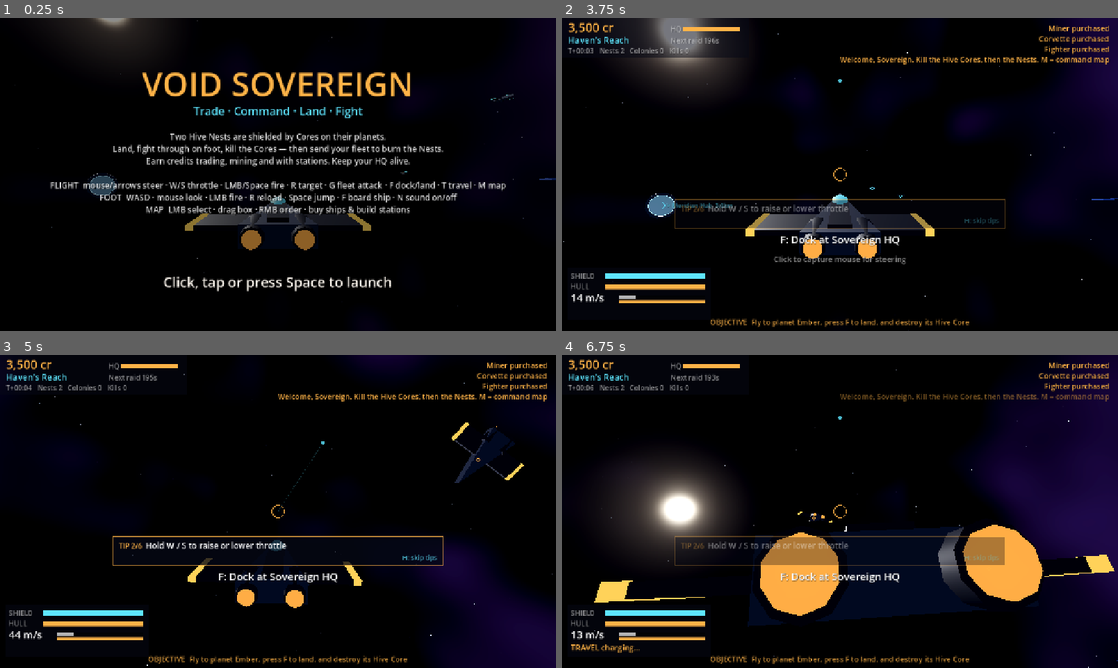
Above: before the commit, frames 1-4 (two rows, left to right).
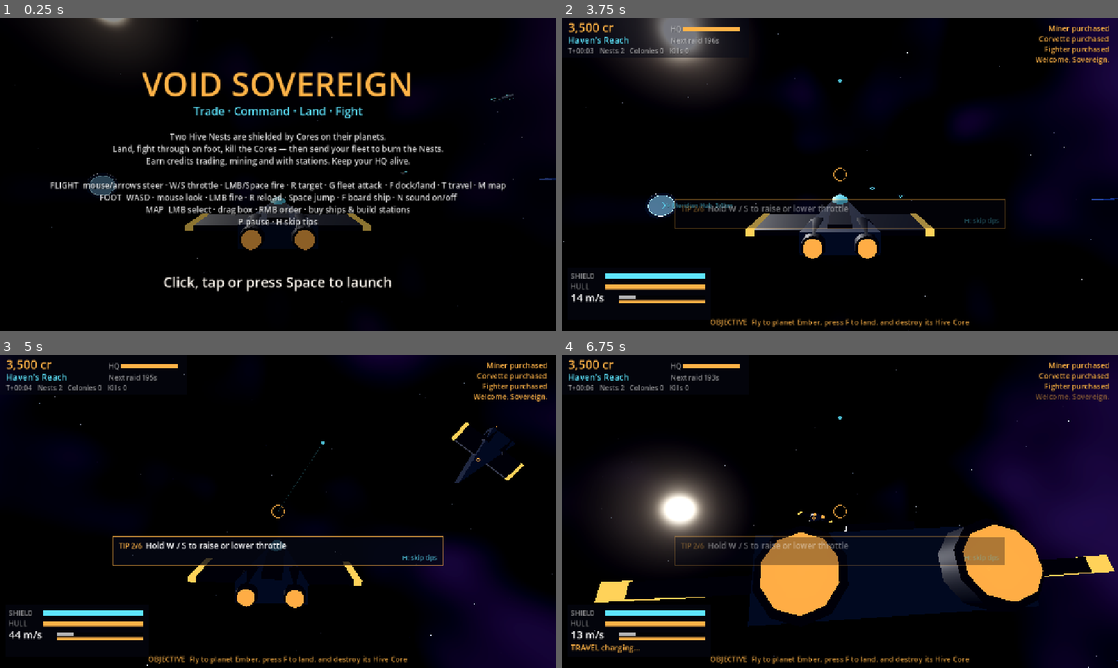
Above: after the commit, the same moments.

Repository: iladin/godot-web-games
Game: Godot game, scene res://scenes/main.tscn
Same seed, same stepped clock (60 frames per second), same inputs: the game is played once before the commit and once after it.
Inputs (mouse positions are in pixels of both pictures, inside the frame that each line leads up to):
- Up to frame 1 (0.25 s): no input
- Up to frame 2 (3.75 s): tap Enter (ui_accept) at 0.5, 0.77 s; move the mouse to (962, 158) at 0.52 s; hold Up (pitch_up) 0.53-1.25 s; hold Space (fire) 0.53-1.25 s; tap F (act) at 0.6 s; click (962, 158) at 0.67 s; click "Fighter 4,500 cr" at 1.25 s; click "Corvette 16,000 cr" at 2 s; click "Miner 6,000 cr" at 2.75 s; click "Undock" at 3.5 s
- Up to frame 3 (5 s): drag from (166, 527) to (250, 574) at 4.27 s
- Up to frame 4 (6.75 s): move the mouse to (851, 505) at 5.02 s; hold Up (pitch_up) 5.03-5.75 s; tap T (travel) at 5.1 s; click (851, 505) at 5.17 s; tap F (act) at 5.3 s; drag from (812, 574) to (673, 464) at 5.77 s; tap Enter (ui_accept) at 6.5 s; move the mouse to (1006, 558) at 6.52 s; hold Shift (boost) from 6.53 s (still down); click (1006, 558) at 6.67 s

The runs differ from the first frame. In frame 1, 0.2% of the frame differs, in the area x 43-58%, y 63-68%; in frame 2, 1.1%, in the area x 38-99%, y 12-79%; in frame 3, 0.9%; in frame 4, 0.8%.

Commit message:
studio(S0008): VS-017 Tutorial tips follow the world (one voice on screen)
Tips skip steps that can't be done yet (target waits for a hostile), R/TGT
shows "No hostiles in range", one instruction line at start, touch SKIP TIPS
chip, H documented. Wrap-up: backlog, LOG, metrics, HANDOVER, state.

Co-Authored-By: Claude Opus 5.5 <noreply@anthropic.com>
Claude-Session: https://claude.ai/code/session_01Y2HDbkzyzhj1J66SopNSUu

Diff:
--- a/games/void-sovereign/game.json
+++ b/games/void-sovereign/game.json
@@ -1,6 +1,6 @@
 {
   "title": "Void Sovereign",
   "tagline": "Trade, command fleets and land on Hive worlds to fight on foot — a pocket X4.",
-  "controls": "Mouse/arrows steer · W/S throttle · LMB fire · F dock/land · M command map · N mute · touch sticks supported",
+  "controls": "Mouse/arrows steer · W/S throttle · LMB fire · F dock/land · M command map · N mute · H skip tips · touch sticks supported",
   "accent": "#ffb347"
 }
--- a/games/void-sovereign/scripts/run_flow.gd
+++ b/games/void-sovereign/scripts/run_flow.gd
@@ -25,7 +25,8 @@
 	g.overlay.screen = "none"
 	g.sfx.play("click")
 	g._set_mode("flight")
-	g.u.message.emit("Welcome, Sovereign. Kill the Hive Cores, then the Nests. M = command map", Color("ffb347"))
+	var tips_on := g.hints != null and g.hints.current() != ""   # tips teach the controls (VS-017)
+	g.u.message.emit("Welcome, Sovereign." if tips_on else "Welcome, Sovereign. Kill the Hive Cores, then the Nests. M = command map", Color("ffb347"))
 
 
 func finish(won: bool) -> void:
--- a/games/void-sovereign/scripts/selftest.gd
+++ b/games/void-sovereign/scripts/selftest.gd
@@ -237,6 +237,14 @@
 	assert(h.current() == "target", "steps done out of order stay done")
 	h.update({"steer": false, "target": true, "dock": true})
 	assert(h.current() == "map" and h.done.has("steer"), "done steps are latched")
+	var h3 := TutorialHints.new()
+	h3.update({"steer": true, "throttle": true, "ready": {"target": false}})
+	assert(h3.current() == "dock", "an uncompletable tip (no hostile to lock) does not block later tips")
+	h3.update({"ready": {"target": true}})
+	assert(h3.current() == "target", "the target tip returns once a hostile is in the sector")
+	h3.update({"dock": true, "map": true, "land": true, "ready": {"target": false}})
+	assert(h3.current() == "" and not h3.done.has("target"), "a waiting tip is hidden, not completed")
+	h3.free()
 	assert(TutorialHints.hint_text("throttle", true, "Ember").contains("THR+"), "touch wording")
 	assert(TutorialHints.hint_text("throttle", false, "Ember").contains("W / S"), "keyboard wording")
 	assert(TutorialHints.hint_text("land", false, "Ember").contains("Ember"))
--- a/games/void-sovereign/scripts/space/space_view.gd
+++ b/games/void-sovereign/scripts/space/space_view.gd
@@ -188,6 +188,8 @@
 func _handle_flight_input() -> void:
 	if Input.is_action_just_pressed("target") or touch.pressed("target"):
 		_cycle_target()
+		if target_id == 0:
+			u.message.emit("No hostiles in range", Color("8fd8ff"))
 	if (Input.is_action_just_pressed("act") or touch.pressed("act")) and _prompt_action.is_valid():
 		_prompt_action.call()
 	if Input.is_action_just_pressed("fleet_attack"):
--- a/games/void-sovereign/scripts/ui/hud.gd
+++ b/games/void-sovereign/scripts/ui/hud.gd
@@ -159,9 +159,10 @@
 	for w: String in ps.cargo:
 		cargo += "%s %d  " % [Defs.WARE_NAMES[w], int(ps.cargo[w])]
 	_txt(base + Vector2(150, 80), cargo, 14, DIM)
-	if space.prompt != "":
+	if space.prompt != "" and TutorialHints.on_screen not in ["steer", "throttle"]:
 		_txt(Vector2(0, sz.y * 0.72), space.prompt, 24, Color.WHITE, HORIZONTAL_ALIGNMENT_CENTER, sz.x)
-	if Input.mouse_mode != Input.MOUSE_MODE_CAPTURED and not space.touch.active and not space.docked:
+	if Input.mouse_mode != Input.MOUSE_MODE_CAPTURED and not space.touch.active and not space.docked \
+			and TutorialHints.on_screen == "":
 		_txt(Vector2(0, sz.y * 0.78), "Click to capture mouse for steering", 18, DIM, HORIZONTAL_ALIGNMENT_CENTER, sz.x)
 
 
--- a/games/void-sovereign/scripts/ui/overlay.gd
+++ b/games/void-sovereign/scripts/ui/overlay.gd
@@ -49,6 +49,7 @@
 				"FLIGHT  mouse/arrows steer · W/S throttle · LMB/Space fire · R target · G fleet attack · F dock/land · T travel · M map",
 				"FOOT  WASD · mouse look · LMB fire · R reload · Space jump · F board ship · N sound on/off",
 				"MAP  LMB select · drag box · RMB order · buy ships & build stations",
+				"P pause · H skip tips",
 			]
 			var y := h * 0.25 + 100
 			for l: String in lines:
--- a/games/void-sovereign/scripts/ui/tutorial_hints.gd
+++ b/games/void-sovereign/scripts/ui/tutorial_hints.gd
@@ -2,7 +2,8 @@
 extends Control
 ## Contextual first-run tips (VS-004). One hint at a time, in STEPS order; a step is latched
 ## done the first time its condition holds, so the next one appears. H (or tapping the box)
-## skips all tips for the rest of this page load. Pure step logic lives in update()/current()
+## skips all tips for the rest of this page load. A step whose ctx["ready"][step] is false
+## (e.g. "target" with no Hive ship in the sector) is passed over until it can be done (VS-017). Pure step logic lives in update()/current()
 ## so selftest.gd can drive it with plain dictionaries.
 
 const STEPS: Array[String] = ["steer", "throttle", "target", "dock", "map", "land"]
@@ -13,9 +14,14 @@
 const BOX_H := 66.0
 const BOX_Y_FRAC := 0.58          # top of the box, as a fraction of screen height
 const FADE_IN := 0.4
+const SKIP_W := 140.0             # touch: dedicated skip chip, right of the steer zone
+const SKIP_H := 44.0
+
+static var on_screen: String = ""  # step drawn now; HUD hides its duplicate capture/prompt lines
 
 var main: VoidMain                # null in selftest: no gathering, no drawing
 var done: Dictionary = {}         # step -> true once completed
+var can_do: Dictionary = {}        # step -> false while it cannot be completed (default ready)
 var skipped: bool = false
 var font: Font = ThemeDB.fallback_font
 var _shown: String = ""
@@ -33,14 +39,16 @@
 	for s: String in STEPS:
 		if bool(ctx.get(s, false)):
 			done[s] = true
+	if ctx.has("ready"):
+		can_do = ctx["ready"]
 
 
-## First unfinished step, or "" when all are done or tips were skipped.
+## First unfinished step that can be completed now, or "" when none (or tips were skipped).
 func current() -> String:
 	if skipped:
 		return ""
 	for s: String in STEPS:
-		if not done.has(s):
+		if not done.has(s) and bool(can_do.get(s, true)):
 			return s
 	return ""
 
@@ -72,7 +80,21 @@
 
 
 static func skip_text(touch: bool) -> String:
-	return "Tap this box to skip tips" if touch else "H: skip tips"
+	return "SKIP TIPS" if touch else "H: skip tips"
+
+
+## True when R / TGT has something to lock: a live Hive entity in the sector.
+static func hostile_in(u: Universe, sector_idx: int) -> bool:
+	for e: SimEntity in u.ents_in(sector_idx):
+		if e.faction == Defs.Faction.HIVE and e.alive:
+			return true
+	return false
+
+
+## Touch skip target: inside the right end of the tip box, outside the steer zone (x < 40%)
+## and left of the THR-/THR+ buttons; the rest of the box no longer eats taps or drags.
+func skip_rect() -> Rect2:
+	return Rect2(_box.end.x - SKIP_W - 30.0, _box.position.y + 11.0, SKIP_W, SKIP_H)
 
 
 func _gather() -> Dictionary:
@@ -86,6 +108,7 @@
 		"dock": main.mode == "dock",
 		"map": main.mode == "map",
 		"land": main.mode == "surface",
+		"ready": {"target": sp != null and hostile_in(main.u, sp.sector_idx)},
 	}
 
 
@@ -100,6 +123,7 @@
 	if main.state == VoidMain.State.PLAYING and main.space and is_instance_valid(main.space.player):
 		update(_gather())
 	var cur := current() if _showing() else ""
+	on_screen = cur
 	if cur != _shown:
 		_shown = cur
 		_age = 0.0
@@ -114,7 +138,8 @@
 		skip()
 		get_viewport().set_input_as_handled()
 	elif event is InputEventScreenTouch and (event as InputEventScreenTouch).pressed \
-			and _box.has_point((event as InputEventScreenTouch).position):
+			and _box.size.x > 0.0 and main.touch.active \
+			and skip_rect().has_point((event as InputEventScreenTouch).position):
 		skip()
 		get_viewport().set_input_as_handled()
 
@@ -135,5 +160,11 @@
 	var x := _box.position.x + 14.0
 	draw_string(font, Vector2(x, _box.position.y + 28), head, HORIZONTAL_ALIGNMENT_LEFT, -1, 16, Color(AMBER, a))
 	var hw := font.get_string_size(head, HORIZONTAL_ALIGNMENT_LEFT, -1, 16).x
-	draw_string(font, Vector2(x + hw, _box.position.y + 28), hint_text(_shown, touch, planet), HORIZONTAL_ALIGNMENT_LEFT, w - 28.0 - hw, 19, Color(1, 1, 1, a))
-	draw_string(font, Vector2(x, _box.position.y + 54), skip_text(touch), HORIZONTAL_ALIGNMENT_RIGHT, w - 28.0, 15, Color(CYAN, 0.75 * a))
+	draw_string(font, Vector2(x + hw, _box.position.y + 28), hint_text(_shown, touch, planet), HORIZONTAL_ALIGNMENT_LEFT, w - 28.0 - hw - (SKIP_W + 20.0 if touch else 0.0), 19, Color(1, 1, 1, a))
+	if touch:
+		var sr := skip_rect()
+		draw_rect(sr, Color(BOX_BG, BOX_BG.a * a))
+		draw_rect(sr, Color(CYAN, 0.75 * a), false, 1.5)
+		draw_string(font, sr.position + Vector2(0, 28), skip_text(true), HORIZONTAL_ALIGNMENT_CENTER, SKIP_W, 16, Color(CYAN, a))
+	else:
+		draw_string(font, Vector2(x, _box.position.y + 54), skip_text(false), HORIZONTAL_ALIGNMENT_RIGHT, w - 28.0, 15, Color(CYAN, 0.75 * a))
--- a/games/void-sovereign/studio/metrics.csv
+++ b/games/void-sovereign/studio/metrics.csv
@@ -5,3 +5,5 @@
 S0003,2026-10-26,economic,30,6,5/6,-1,3.3,24.3,101183,139289,59,10,,after VS-001 (hub export, civ avoidance, home guard, dock repair, raid withdraw, fighter/HQ buffs); nw30 falls in 4/6 seeds -> VS-011
 S0003,2026-10-26,passive,40,3,0/3,25.4,3.3,-1,58243,64884,49,14,,after VS-001
 S0007,2026-10-26,economic,30,6,5/6,-1,3.3,24.3,101183,139289,59,10,pylons ~48s; core destroyed ~60s,no sim changes since S0003; identical to S0003 (deterministic); nw30 median 42939 falls in 5/6 seeds -> VS-011 open; passive 40m/3 seeds also unchanged (HQ lost 25.4)
+S0008,2026-10-26,economic,30,6,6/6,-1,,,,105600,55,,,VS-019 new harness policy (defense platforms at 10/18 min; lost HQ = 0 nw); seeds 101..186 via offsets; nw30 median 74.1k still < nw20 in 6/6 -> VS-020; not comparable with earlier rows
+S0008,2026-10-26,passive,40,3,0/3,25.4,,,,,,,,unchanged (HQ lost 25.4/29.5/24.4)
--- a/games/void-sovereign/studio/state.json
+++ b/games/void-sovereign/studio/state.json
@@ -5,9 +5,9 @@
     "since": "",
     "session": ""
   },
-  "session_counter": 7,
-  "last_session": "S0007",
-  "last_mode": "PLANNING+BUILD",
+  "session_counter": 8,
+  "last_session": "S0008",
+  "last_mode": "BUILD",
   "last_review_session": "S0007",
-  "builds_since_review": 1
+  "builds_since_review": 2
 }
Not shown, changed: games/void-sovereign/DESIGN.md
Not shown, changed: games/void-sovereign/HANDOVER.md
Not shown, changed: games/void-sovereign/studio/BACKLOG.md
Not shown, changed: games/void-sovereign/studio/LOG.md
